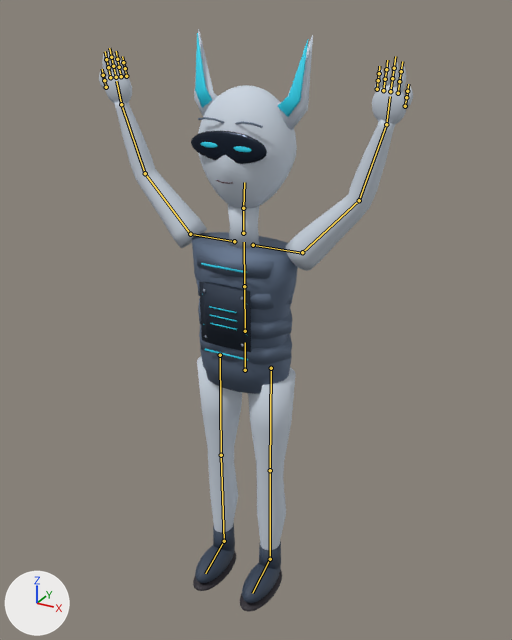
Two versions of the glTF model output/anime-rigged-catalog-v3/bolt/model.glb, one commit apart.
The view is the same before and after, from a 50 mm camera at (0.945, -1.652, 1.79) aimed at (0.02, 0.029, 0.949). Lighting does not change. The marker at lower left points along +X, +Y and +Z. The picture after the commit comes second. Both versions are drawn at frame 11 of the action 'level_up'; the numbers are the values there. The bones that change, and the others that lie on the model, are drawn over the model as lines.

In view in the first picture: 'Bolt.SkinnedMesh'.
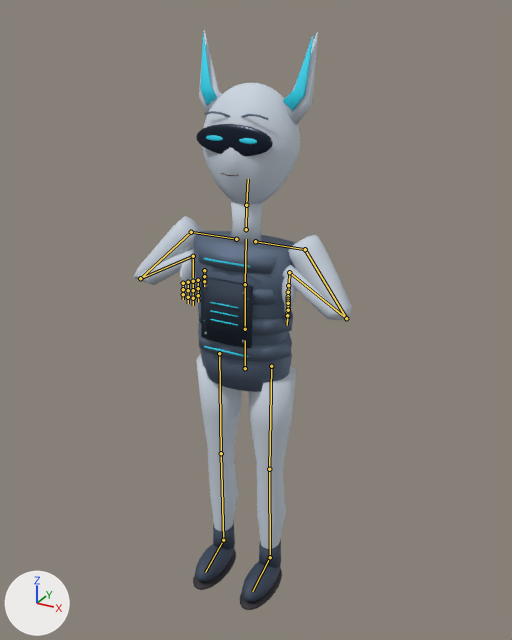
Scene script edits in JSON lines:
```json
{"block": "bone_rig_object", "where": "bone_rig_object = bpy.data.objects['Rig']  # the whole rig 'Rig'"}
{"op": "set", "path": "bone_rig_object.location", "old": "(0.0, 0.0, 0.0)", "new": "(0.0, 0.0, -0.011)"}
{"block": "bone_hips", "where": "bone_hips = bpy.data.objects['Rig'].pose.bones['hips']"}
{"op": "set", "path": "bone_hips.location", "old": "(0.0, 0.0, 0.0)", "new": "(0.0, 0.017, 0.0)"}
{"op": "set", "path": "bone_hips.rotation_quaternion", "old": "(1.0, 0.0, 0.0, 0.0)", "new": "(1.0, 0.0, 0.014, 0.0)", "note": "degrees (0, 0, 0) -> degrees (0, 2, 0)"}
{"block": "bone_spine", "where": "bone_spine = bpy.data.objects['Rig'].pose.bones['spine']  # child of 'hips'"}
{"op": "set", "path": "bone_spine.rotation_quaternion", "old": "(1.0, 0.006, 0.0, 0.0)", "new": "(1.0, -0.007, 0.0, 0.0)", "note": "degrees (1, 0, 0) -> degrees (-1, 0, 0)"}
{"block": "bone_chest", "where": "bone_chest = bpy.data.objects['Rig'].pose.bones['chest']  # child of 'spine'"}
{"op": "set", "path": "bone_chest.rotation_quaternion", "old": "(1.0, 0.0, 0.0, 0.0)", "new": "(1.0, -0.019, 0.0, 0.0)", "note": "degrees (0, 0, 0) -> degrees (-2, 0, 0)"}
{"block": "bone_head", "where": "bone_head = bpy.data.objects['Rig'].pose.bones['head']  # child of 'neck'"}
{"op": "set", "path": "bone_head.rotation_quaternion", "old": "(0.999, -0.03, 0.0, -0.014)", "new": "(0.999, -0.041, 0.0, 0.0)", "note": "degrees (-3, 0, -2) -> degrees (-5, 0, 0)"}
{"block": "bone_leftupperarm", "where": "bone_leftupperarm = bpy.data.objects['Rig'].pose.bones['leftUpperArm']  # child of 'leftShoulder'"}
{"op": "set", "path": "bone_leftupperarm.location", "old": "(-0.003, 0.0, 0.0)", "new": "(0.0, 0.0, 0.0)"}
{"op": "set", "path": "bone_leftupperarm.rotation_quaternion", "old": "(0.918, 0.398, -0.005, 0.002)", "new": "(0.916, -0.383, 0.0, -0.124)", "note": "degrees (47, -1, 0) -> degrees (-45, -5, -13)"}
{"block": "bone_leftlowerarm", "where": "bone_leftlowerarm = bpy.data.objects['Rig'].pose.bones['leftLowerArm']  # child of 'leftUpperArm'"}
{"op": "set", "path": "bone_leftlowerarm.rotation_quaternion", "old": "(0.975, 0.222, -0.012, -0.029)", "new": "(0.173, -0.849, 0.0, -0.499)", "note": "degrees (26, -1, -4) -> degrees (-146, -58, -19)"}
{"block": "bone_lefthand", "where": "bone_lefthand = bpy.data.objects['Rig'].pose.bones['leftHand']  # child of 'leftLowerArm'"}
{"op": "set", "path": "bone_lefthand.rotation_quaternion", "old": "(0.994, 0.1, -0.019, -0.031)", "new": "(0.516, 0.424, 0.0, 0.744)", "note": "degrees (12, -2, -4) -> degrees (34, -39, 98)"}
{"block": "bone_rightupperarm", "where": "bone_rightupperarm = bpy.data.objects['Rig'].pose.bones['rightUpperArm']  # child of 'rightShoulder'"}
{"op": "set", "path": "bone_rightupperarm.location", "old": "(0.003, 0.0, 0.0)", "new": "(0.0, 0.0, 0.0)"}
{"op": "set", "path": "bone_rightupperarm.rotation_quaternion", "old": "(0.918, 0.398, 0.005, -0.002)", "new": "(0.916, -0.383, 0.0, 0.124)", "note": "degrees (47, 1, 0) -> degrees (-45, 5, 13)"}
{"block": "bone_rightlowerarm", "where": "bone_rightlowerarm = bpy.data.objects['Rig'].pose.bones['rightLowerArm']  # child of 'rightUpperArm'"}
{"op": "set", "path": "bone_rightlowerarm.rotation_quaternion", "old": "(0.975, 0.222, 0.012, 0.029)", "new": "(0.173, -0.849, 0.0, 0.499)", "note": "degrees (26, 1, 4) -> degrees (-146, 58, 19)"}
{"block": "bone_righthand", "where": "bone_righthand = bpy.data.objects['Rig'].pose.bones['rightHand']  # child of 'rightLowerArm'"}
{"op": "set", "path": "bone_righthand.rotation_quaternion", "old": "(0.994, 0.1, 0.019, 0.031)", "new": "(0.516, 0.424, 0.0, -0.744)", "note": "degrees (12, 2, 4) -> degrees (34, 39, -98)"}
{"block": "bone_leftfoot", "where": "bone_leftfoot = bpy.data.objects['Rig'].pose.bones['leftFoot']  # child of 'leftLowerLeg'"}
{"op": "set", "path": "bone_leftfoot.rotation_quaternion", "old": "(1.0, 0.0, 0.0, 0.0)", "new": "(1.0, 0.002, 0.0, 0.014)", "note": "degrees (0, 0, 0) -> degrees (0, 0, 2)"}
```

Changed parts and their boxes [x1, y1, x2, y2] in the pictures (512 x 640 px):
```json
{"object": "Bolt.SkinnedMesh", "change": "posed", "before": [99, 29, 413, 611], "after": [133, 30, 352, 610], "on screen": "30% narrower"}
{"bone": "hips", "before": "(245, 370) to (245, 342)", "after": "(245, 368) to (245, 340)"}
{"bone": "spine", "before": "(245, 331) to (244, 286)", "after": "(245, 329) to (245, 284)"}
{"bone": "chest", "before": "(244, 286) to (244, 242)", "after": "(245, 284) to (246, 239)"}
{"bone": "head", "before": "(243, 208) to (244, 182)", "after": "(246, 205) to (248, 179)"}
{"bone": "leftUpperArm", "before": "(302, 252) to (359, 200)", "after": "(305, 249) to (346, 318)"}
{"bone": "leftLowerArm", "before": "(359, 200) to (386, 124)", "after": "(346, 318) to (289, 272)"}
{"bone": "leftHand", "before": "(386, 124) to (390, 96)", "after": "(289, 272) to (288, 295)"}
{"bone": "rightUpperArm", "before": "(190, 234) to (145, 173)", "after": "(191, 232) to (140, 278)"}
{"bone": "rightLowerArm", "before": "(145, 173) to (121, 104)", "after": "(140, 278) to (193, 256)"}
{"bone": "rightHand", "before": "(121, 104) to (116, 81)", "after": "(193, 256) to (193, 277)"}
{"bone": "leftFoot", "before": "(270, 559) to (252, 593)", "after": "(270, 557) to (252, 591)"}
```
